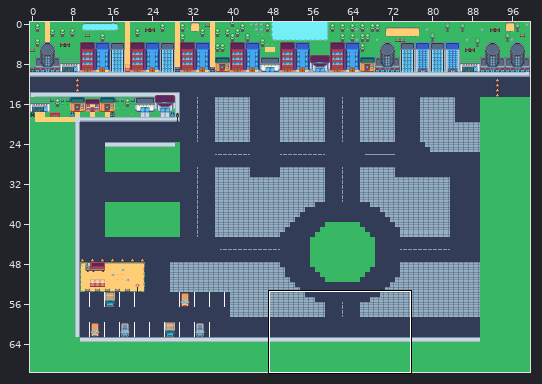
Two versions of a level (Tiled map, assets/tiles/city_1_level.tmx). Above: a wide view before the commit, with the close-up outlined.
Close-up. Earlier state:
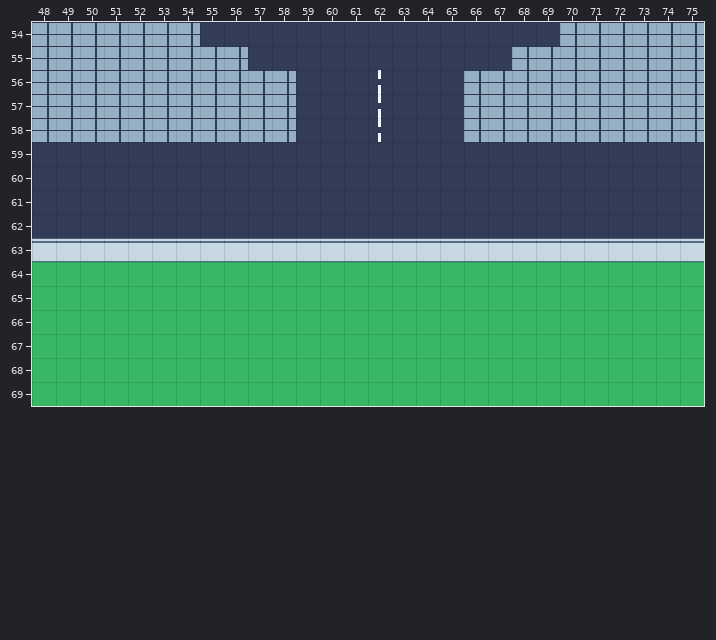
Cells are 16x16 px. Shown: x 48..75, y 54..69. The commit also changed other parts of the map, which this record leaves out.
The result:
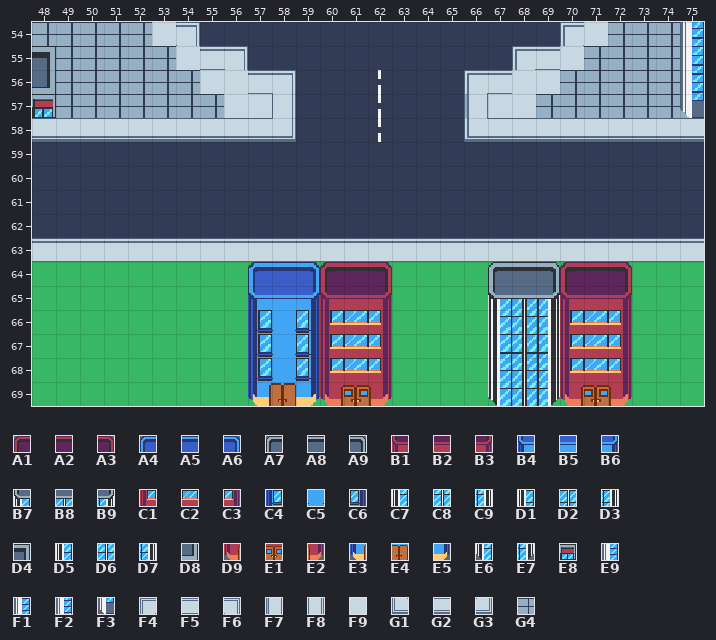
Key: from "city_1": A1 130, A2 131, A3 132, A4 135, A5 136, A6 137, A7 140, A8 141, A9 142, B1 194, B2 195, B3 196, B4 199, B5 200, B6 201, B7 204, B8 205, B9 206, C1 258, C2 259, C3 260, C4 263, C5 264, C6 265, C7 268, C8 269, C9 270, D1 332, D2 333, D3 334, D4 341, D5 396, D6 397, D7 398, D8 405, D9 450, E1 451, E2 452, E3 455, E4 456, E5 457, E6 460, E7 462, E8 469, E9 1234, F1 1298, F2 1362, F3 1426, F4 2458, F5 2462, F6 2464, F7 2586, F8 2592, F9 2709, G1 2842, G2 2846, G3 2848, G4 3163.
__ is an empty cell.
Tiles replaced or removed in this view: G4.
Edits made:
Changed rows in their new state; .. is an unchanged cell.
Layer "Ground":
first column x 48:
54 .. .. .. .. .. F9 F6 .. .. .. .. .. .. .. .. .. .. .. .. .. .. .. F4 F9 .. .. .. ..
55 .. .. .. .. .. .. F9 F5 F6 .. .. .. .. .. .. .. .. .. .. .. F4 F5 F9 .. .. .. .. ..
56 .. .. .. .. .. .. .. F9 F9 F5 F6 .. .. .. .. .. .. .. F4 F5 F9 F9 .. .. .. .. .. ..
57 .. .. .. .. .. .. .. .. F9 F9 F8 .. .. .. .. .. .. .. F7 F9 F9 .. .. .. .. .. .. ..
58 G2 G2 G2 G2 G2 G2 G2 G2 G2 G2 G3 .. .. .. .. .. .. .. G1 G2 G2 G2 G2 G2 G2 G2 G2 G2
Layer "Buildings":
first column x 48:
54 .. .. .. .. .. .. .. .. .. .. .. .. .. .. .. .. .. .. .. .. .. .. .. .. .. .. .. E9
55 D4 .. .. .. .. .. .. .. .. .. .. .. .. .. .. .. .. .. .. .. .. .. .. .. .. .. .. F1
56 D8 .. .. .. .. .. .. .. .. .. .. .. .. .. .. .. .. .. .. .. .. .. .. .. .. .. .. F2
57 E8 .. .. .. .. .. .. .. .. .. .. .. .. .. .. .. .. .. .. .. .. .. .. .. .. .. .. F3
first column x 57:
64 A4 A5 A6 A1 A2 A3 .. .. .. .. A7 A8 A9 A1 A2 A3
65 B4 B5 B6 B1 B2 B3 .. .. .. .. B7 B8 B9 B1 B2 B3
66 C4 C5 C6 C1 C2 C3 .. .. .. .. C7 C8 C9 C1 C2 C3
67 C4 C5 C6 C1 C2 C3 .. .. .. .. D1 D2 D3 C1 C2 C3
68 C4 C5 C6 C1 C2 C3 .. .. .. .. D5 D6 D7 C1 C2 C3
69 E3 E4 E5 D9 E1 E2 .. .. .. .. E6 C8 E7 D9 E1 E2
Boxes around the changes in both close-ups, in picture pixels (x1, y1, x2, y2):
changed: (32, 22, 296, 142)
changed: (464, 22, 704, 142)
added: (248, 262, 392, 406)
added: (488, 262, 632, 406)
